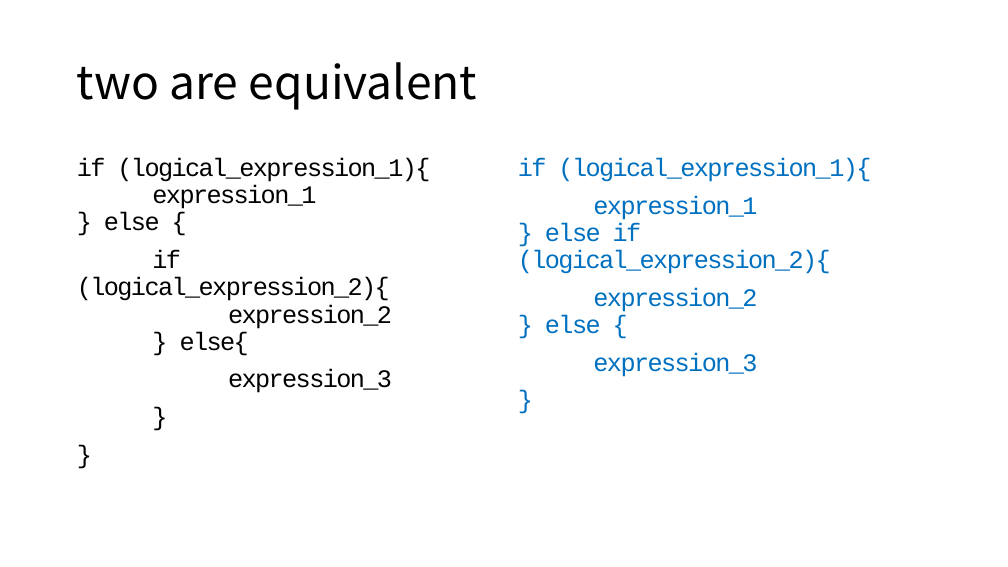
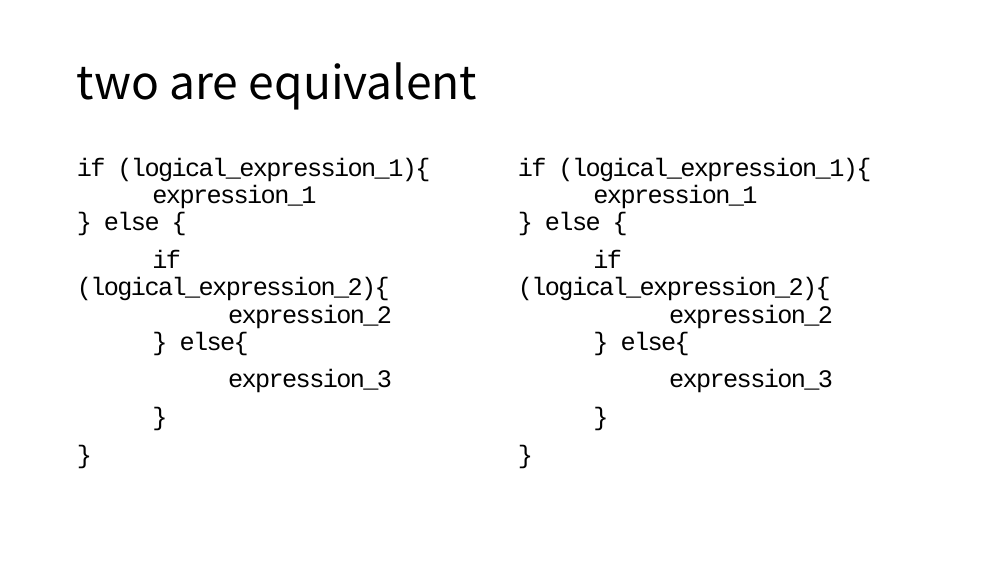
Before and after one commit to ksublee/SSuR, a slide deck: slide 4 of ppt/2.Basic programming.pptx. Drawn at 1008x567 pixels with LibreOffice and Linux fonts; fonts in the diff are those of the drawing. Boxes give left, top, right and bottom in pixels: in the first picture for what was removed or moved away, otherwise in the second. Text is boxed around its words. In the diff, an @@ line names an element or a change of style, - is before the commit and + after.

```diff
--- a/ppt/2.Basic programming.pptx
+++ b/ppt/2.Basic programming.pptx
@@ text at [518, 158, 871, 393]: paragraph added @@
+}
@@ text at [518, 158, 871, 356]: text changed; text colour #0070C0 to #000000 @@
-if (logical_expression_1){
-expression_1
-} else if (logical_expression_2){
-expression_2
-} else {
+if (logical_expression_1){
+expression_1
+} else {
+if (logical_expression_2){
+expression_2
+} else{
@@ text at [669, 369, 833, 393]: text colour #0070C0 to #000000 in "expression_3", "}" @@
```
Also in this commit, not shown: 1 other slide changed, 5 other files.
